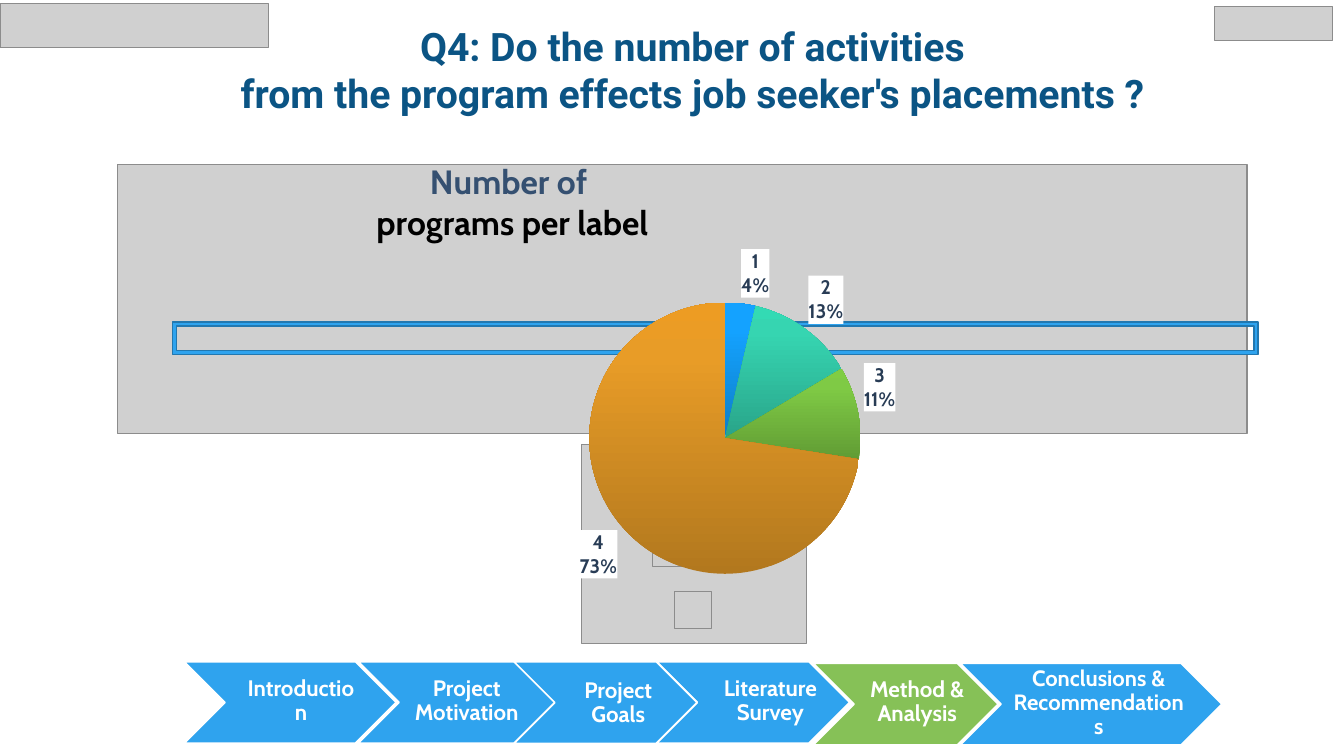
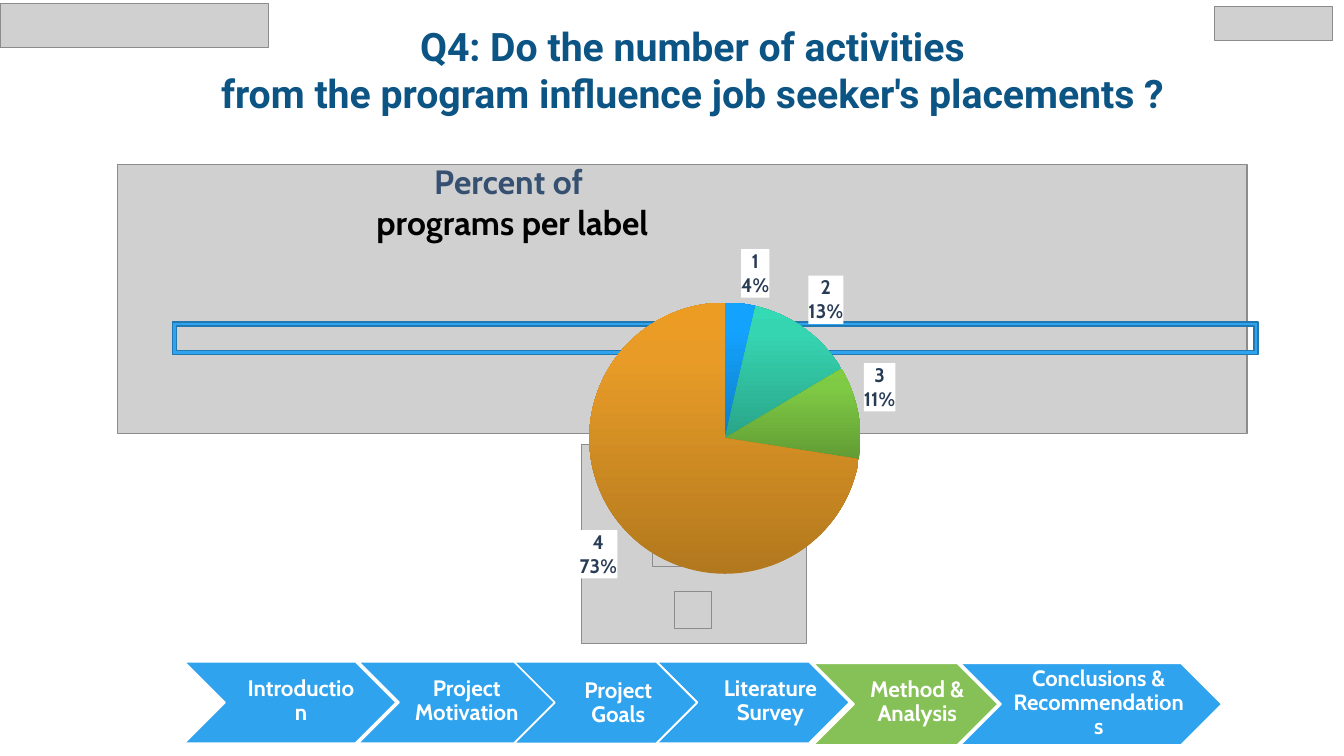
Before and after one commit to chen890/Final-Research-Project---IES, a slide deck: slide 21 of English Final Project.pptx. Drawn at 1344x756 pixels with LibreOffice and Linux fonts; fonts in the diff are those of the drawing; grey boxes stand for pictures; background and template pictures are left out. Boxes give left, top, right and bottom in pixels: in the first picture for what was removed or moved away, otherwise in the second. Text is boxed around its words. In the diff, an @@ line names an element or a change of style, - is before the commit and + after.

```diff
--- a/English Final Project.pptx
+++ b/English Final Project.pptx
@@ text at [221,78,1134,117]: text changed @@
-from the program effects job seeker's placements ?
+from the program influence job seeker's placements ?
@@ pie chart at [347,128,1115,612] @@
@@ title "Number of  programs per label " to "Percent of  programs per label " @@
```
Also in this commit, not shown: 20 other slides changed, 4 other files.
